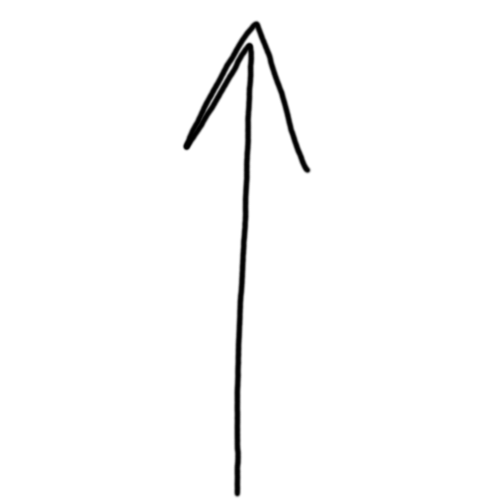
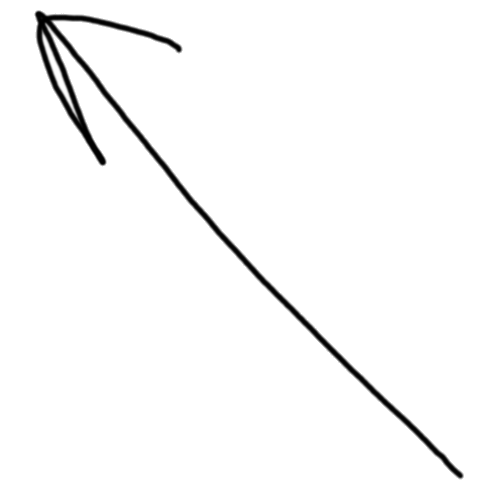
Before/after of a 500 × 500 layered artwork. What changed in the layer stack:
showed "NW_0", painted on it over [34, 10, 464, 499]
hid "N_0", painted on it over [34, 10, 464, 499]
